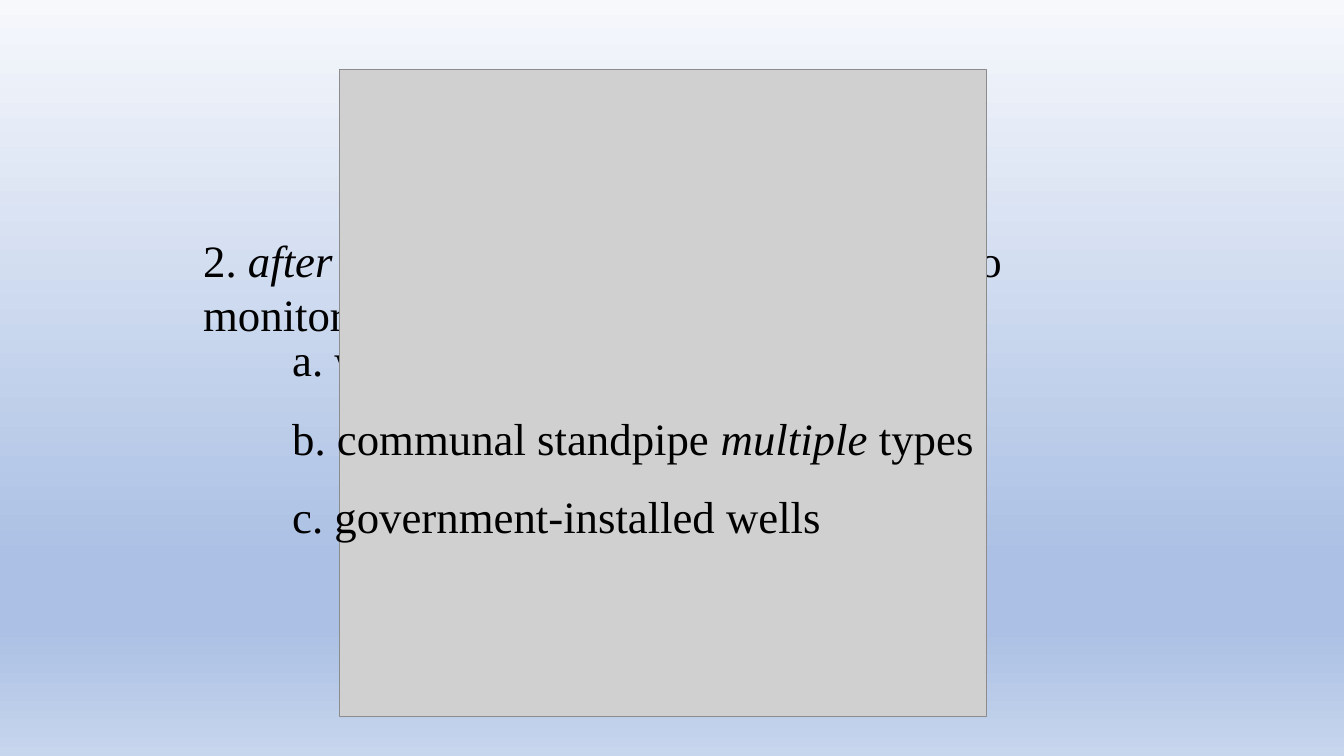
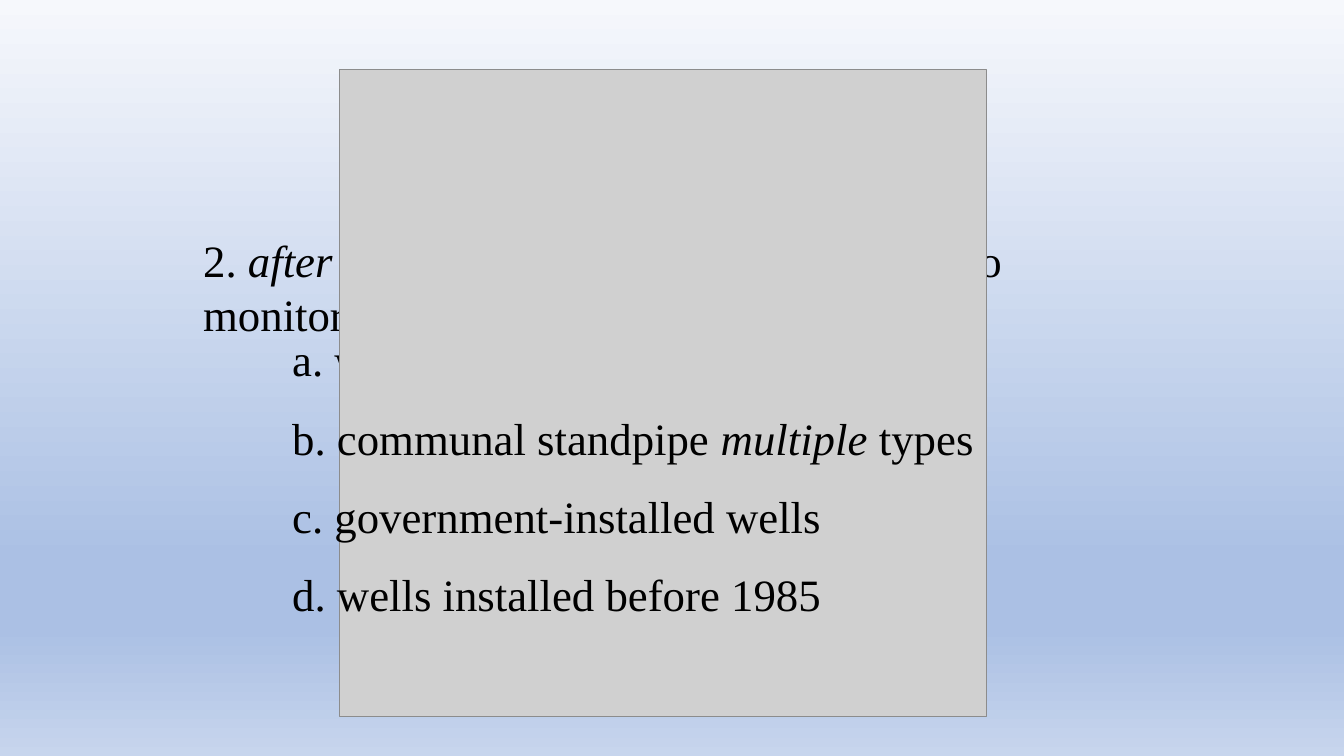
Before and after one commit to aarongalbraith/flatiron-phase3-project, a slide deck: slide 17 of presentation.pptx. Drawn at 1344x756 pixels with LibreOffice and Linux fonts; fonts in the diff are those of the drawing; grey boxes stand for pictures. Boxes give left, top, right and bottom in pixels: in the first picture for what was removed or moved away, otherwise in the second. Text is boxed around its words. In the diff, an @@ line names an element or a change of style, - is before the commit and + after.

Commit message:
last push before presentation

```diff
--- a/presentation.pptx
+++ b/presentation.pptx
@@ text added at <box>292,577,821,621</box>, 32 pt, text #000000 @@
+d. wells installed before 1985
```
Also in this commit, not shown: 5 other slides changed, 1 slide added, 3 other files.
